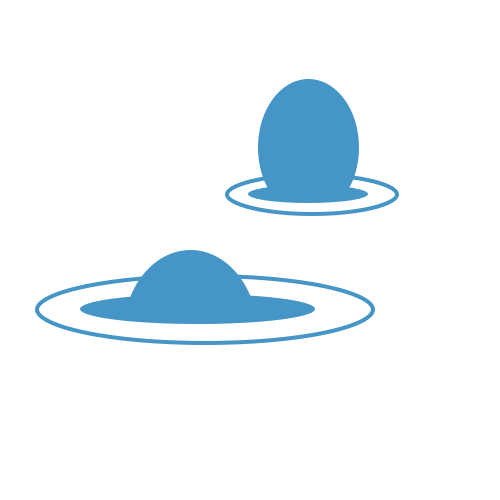
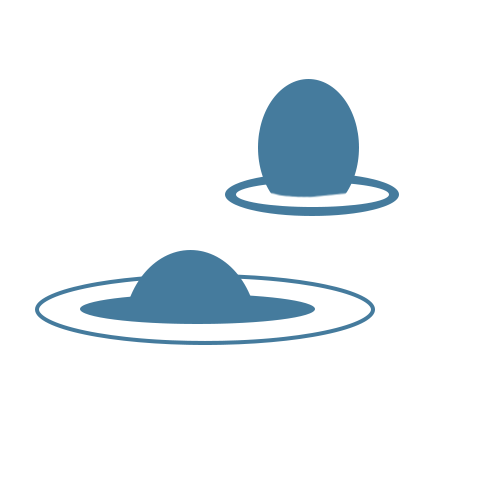
The second 500px x 500px image is a revision of the first. Changes to its layers:
painted on "Ellipse 4 copie" over <box>258,79,359,199</box>
painted on "Ellipse 3 copie" over <box>236,182,389,207</box>
painted on "Ellipse 2 copie" over <box>225,173,399,216</box>
painted on "Ellipse 4" over <box>125,250,256,319</box>
painted on "Ellipse 3" over <box>80,294,315,324</box>
painted on "Ellipse 2" over <box>35,274,375,345</box>
